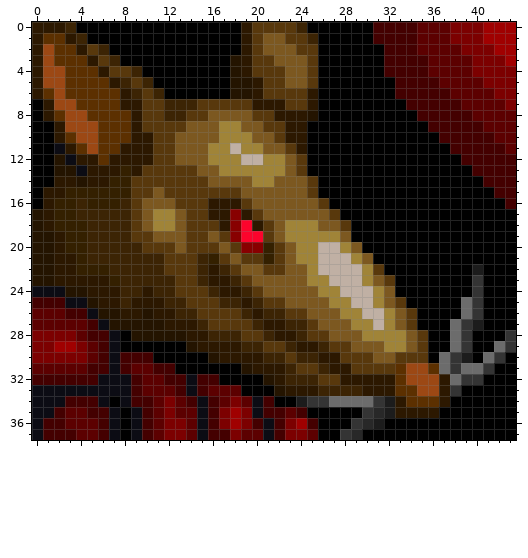
Pixel-art sprite, stored at sprites/icons/unit_ratman.png. Above: the version before the commit.
The file is 44x38 pixels.
The same view after the edit:
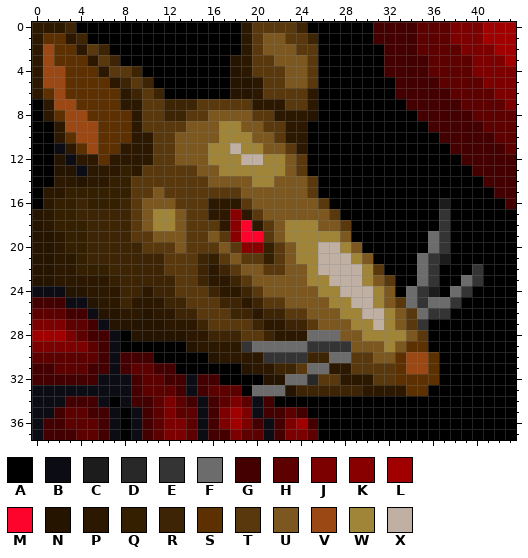
Palette (. is transparent): A #000000  B #0c0c14  C #1c1c1c  D #282828  E #343434  F #6c6c6c  G #440000  H #5c0000  J #7c0000  K #880000  L #a00000  M #fc042c  N #241400  P #2c1800  Q #342000  R #3c2404  S #5c3000  T #58380c  U #7c5820  V #9c4814  W #a08438  X #c0b0a4
Edits made:
y 16: x 37 A -> C
y 17..18: x 37 A -> E
y 19..20: x 36..37 AA -> FE
y 21: x 35..37 AAA -> FEC
y 22: x 35..36 AA -> FE; x 40 C -> E
y 23: x 35..36 AA -> FE; x 39 A -> F
y 24: x 34..36 AAA -> FEC; x 38..40 AAE -> FEA
y 25: x 34..40 AAAAAFE -> FEFFEAA
y 26: x 18 T -> R; x 35..37 AAA -> FEE; x 39..40 FE -> AA
y 27: x 0..2 HHH -> JJJ; x 35 A -> E; x 38..40 FEC -> AAA
y 28: x 0..2 JJJ -> LLL; x 24..27 RTTU -> PFFF; x 38..39 FE -> AA; x 43 E -> A
y 29: x 2..3 LL -> JJ; x 19..28 RRTTRPPRTT -> EFFFFFEEEE; x 33..35 WUT -> USS; x 38..39 FE -> AA; x 42..43 FE -> AA
y 30: x 0..4 JJJJJ -> HHHHH; x 21..24 RRTR -> EEEE; x 26..28 PPT -> RFF; x 33..39 TTTAFEC -> SVVSAAA; x 41..42 FE -> AA
y 31: x 0..1 HH -> GG; x 22 P -> R; x 25..26 TR -> FF; x 37..41 FEFFE -> AAAAA
y 32: x 22..25 PRRR -> NFFD; x 31..32 PP -> TT; x 34..40 VVVPFEE -> SSSAAAA
y 33: x 20..25 AANPPP -> FFFNRR; x 33 S -> P; x 35..38 VVPE -> SAAA
y 34: x 24..37 CEEFFFFECPSSSP -> AAAAAAAAAAAAAA
y 35: x 30..36 EDCPPPP -> AAAAAAA
y 36: x 29..31 EDC -> AAA
y 37: x 28..29 ED -> AA
Where, in picture pixels (left, top, right, bottom), the same in both pictures:
changed: (230, 198, 516, 440)
changed: (32, 319, 87, 374)
